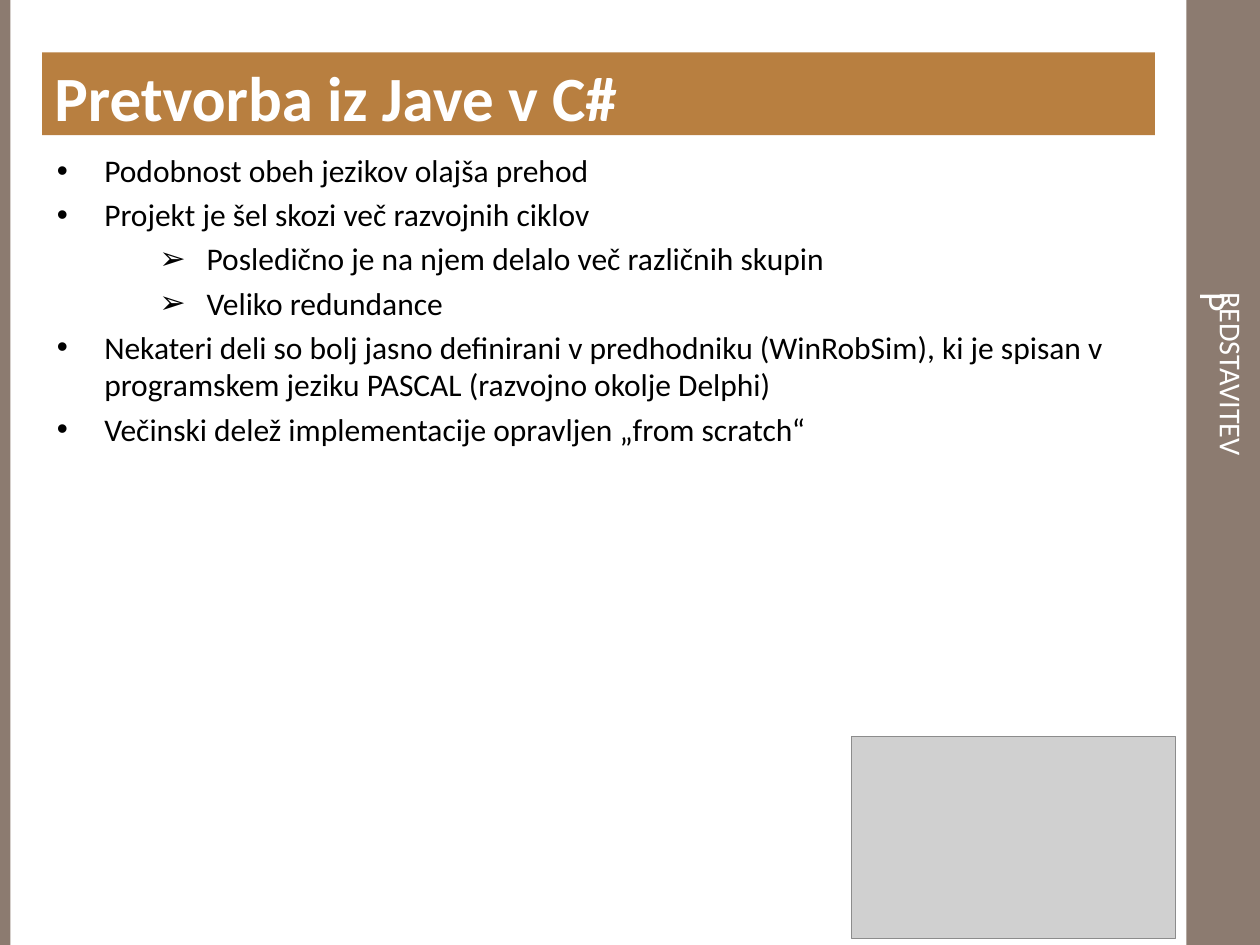
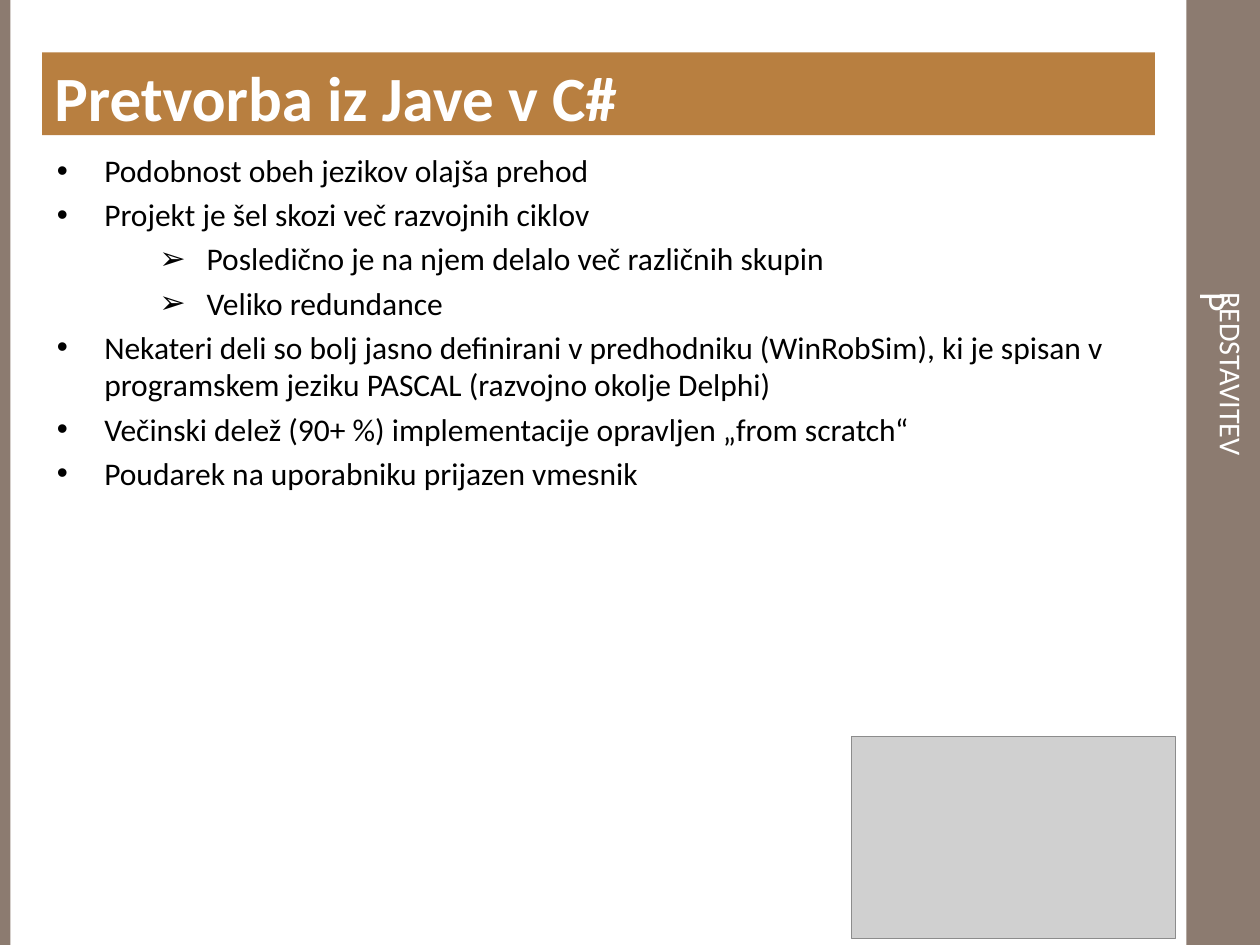
Before and after one commit to doctorA/robot-simulator, a slide deck: slide 7 of Robot_simulator/Dokumentacija/MotomanPredstavitev.pptx. Drawn at 1260x945 pixels with LibreOffice and Linux fonts; fonts in the diff are those of the drawing; grey boxes stand for pictures; background and template pictures are left out. Boxes give left, top, right and bottom in pixels: in the first picture for what was removed or moved away, otherwise in the second. Text is boxed around its words. In the diff, an @@ line names an element or a change of style, - is before the commit and + after.

```diff
--- a/Robot_simulator/Dokumentacija/MotomanPredstavitev.pptx
+++ b/Robot_simulator/Dokumentacija/MotomanPredstavitev.pptx
@@ text at (x1=104, y1=418, x2=908, y2=491): text changed @@
-• Večinski delež implementacije opravljen „from scratch“
+• Večinski delež (90+ %) implementacije opravljen „from scratch“
+• Poudarek na uporabniku prijazen vmesnik
```
Also in this commit, not shown: 3 slides added.
